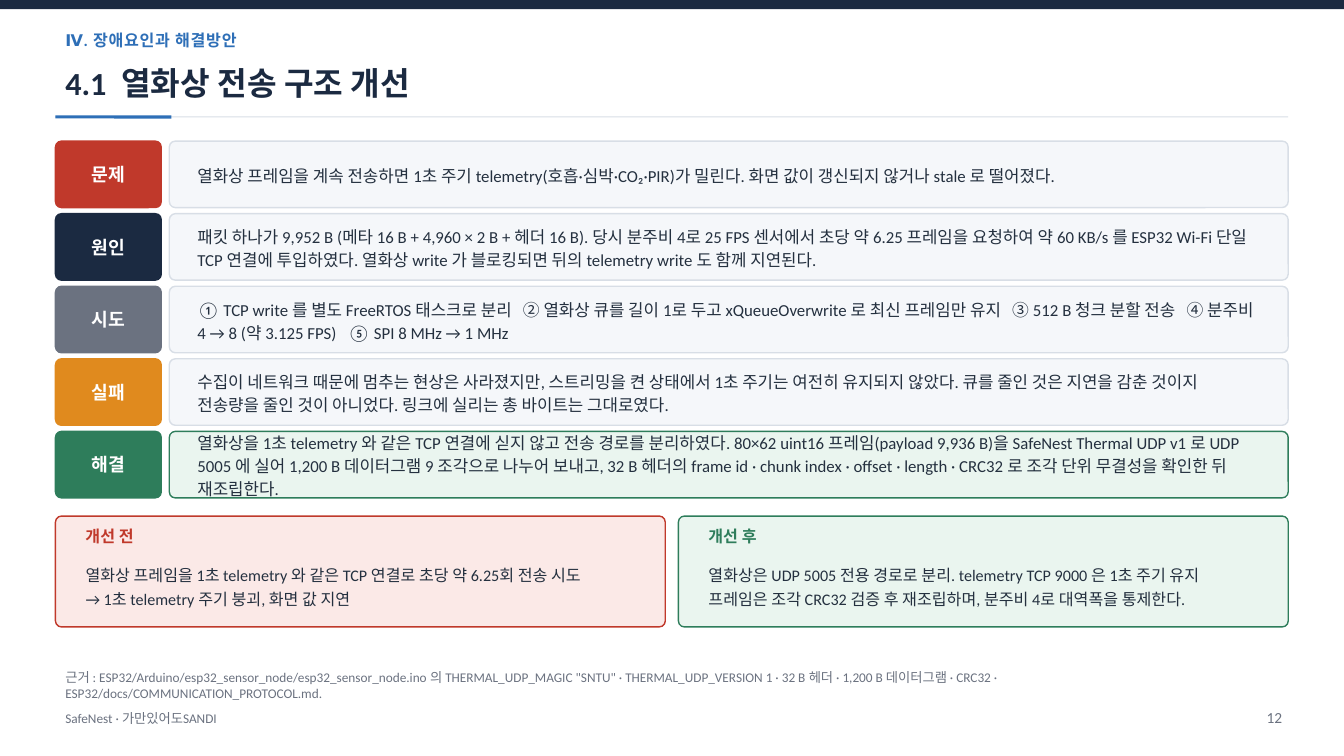
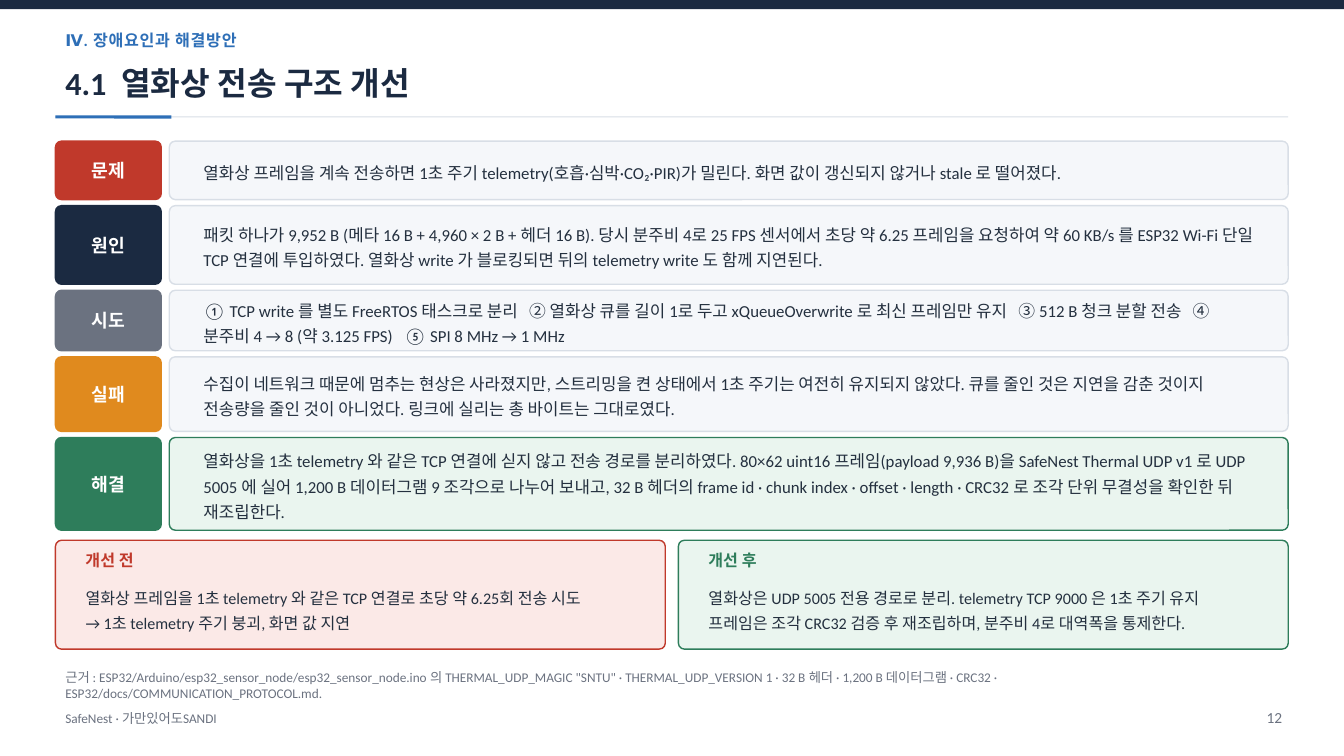
Before and after one commit to jinsu1011/safenest-embedded-competition, a slide deck: slide 13 of final-report/2026ESWContest_자유공모_가만있어도SANDI_개발완료보고서.pptx. Drawn at 1344x756 pixels with LibreOffice and Linux fonts; fonts in the diff are those of the drawing. Boxes give left, top, right and bottom in pixels: in the first picture for what was removed or moved away, otherwise in the second. Text is boxed around its words. In the diff, an @@ line names an element or a change of style, - is before the commit and + after.

```diff
--- a/final-report/2026ESWContest_자유공모_가만있어도SANDI_개발완료보고서.pptx
+++ b/final-report/2026ESWContest_자유공모_가만있어도SANDI_개발완료보고서.pptx
@@ text "문제": place and size @@
-text "문제" at [92, 165, 125, 183]
+text "문제" at [92, 161, 125, 179]
@@ rounded rectangle: place and size @@
-rounded rectangle at [55, 141, 161, 208]
+rounded rectangle at [55, 141, 161, 200]
@@ rounded rectangle: place and size @@
-rounded rectangle at [169, 141, 1289, 208]
+rounded rectangle at [169, 141, 1289, 200]
@@ rounded rectangle: place and size @@
-rounded rectangle at [55, 214, 161, 280]
+rounded rectangle at [55, 206, 161, 284]
@@ rounded rectangle: place and size @@
-rounded rectangle at [169, 214, 1289, 280]
+rounded rectangle at [169, 206, 1289, 284]
@@ rounded rectangle: place and size @@
-rounded rectangle at [55, 286, 161, 353]
+rounded rectangle at [55, 290, 161, 351]
@@ rounded rectangle: place and size @@
-rounded rectangle at [169, 286, 1289, 353]
+rounded rectangle at [169, 290, 1289, 351]
@@ rounded rectangle: place and size @@
-rounded rectangle at [55, 359, 161, 425]
+rounded rectangle at [55, 357, 161, 432]
@@ rounded rectangle: place and size @@
-rounded rectangle at [169, 359, 1289, 425]
+rounded rectangle at [169, 357, 1289, 432]
@@ text "해결": place and size @@
-text "해결" at [92, 455, 125, 473]
+text "해결" at [92, 475, 125, 493]
@@ proportions changed in 12 elements at [169, 290, 1289, 351], [169, 357, 1289, 432], [169, 206, 1289, 284], [169, 141, 1289, 200], [55, 290, 161, 351], [55, 357, 161, 432], [55, 141, 161, 200], [55, 206, 161, 284], [169, 438, 1289, 530], [55, 540, 665, 649], [679, 540, 1289, 649], [55, 438, 161, 530] @@
@@ rounded rectangle: place and size @@
-rounded rectangle at [55, 432, 161, 498]
+rounded rectangle at [55, 438, 161, 530]
@@ rounded rectangle: place and size @@
-rounded rectangle at [169, 432, 1289, 498]
+rounded rectangle at [169, 438, 1289, 530]
@@ line spacing 16.5pt to 18pt in 5 elements at [203, 303, 1210, 345], [203, 376, 1204, 417], [203, 227, 1253, 269], [203, 165, 1061, 182], [203, 453, 1246, 520] @@
@@ 2 texts, 2 rounded rectangles: place and size @@
-2 texts, 2 rounded rectangles at [55, 516, 1289, 627]
+2 texts, 2 rounded rectangles at [55, 540, 1289, 649]
@@ text "열화상 프레임을 1초 telemetry 와 ...": place and size @@
-text "열화상 프레임을 1초 telemetry 와 ..." at [86, 567, 581, 608]
+text "열화상 프레임을 1초 telemetry 와 ..." at [86, 590, 581, 632]
@@ text "열화상 프레임을 1초 telemetry 와 ..." at [86, 590, 581, 632]: line spacing 17pt to 18pt @@
@@ text "열화상은 UDP 5005 전용 경로로 ...": place and size @@
-text "열화상은 UDP 5005 전용 경로로 ..." at [708, 567, 1199, 607]
+text "열화상은 UDP 5005 전용 경로로 ..." at [708, 590, 1199, 631]
@@ text "열화상은 UDP 5005 전용 경로로 ..." at [708, 590, 1199, 631]: line spacing 17pt to 18pt @@
```
Also in this commit, not shown: 11 other slides changed, 15 other files.
